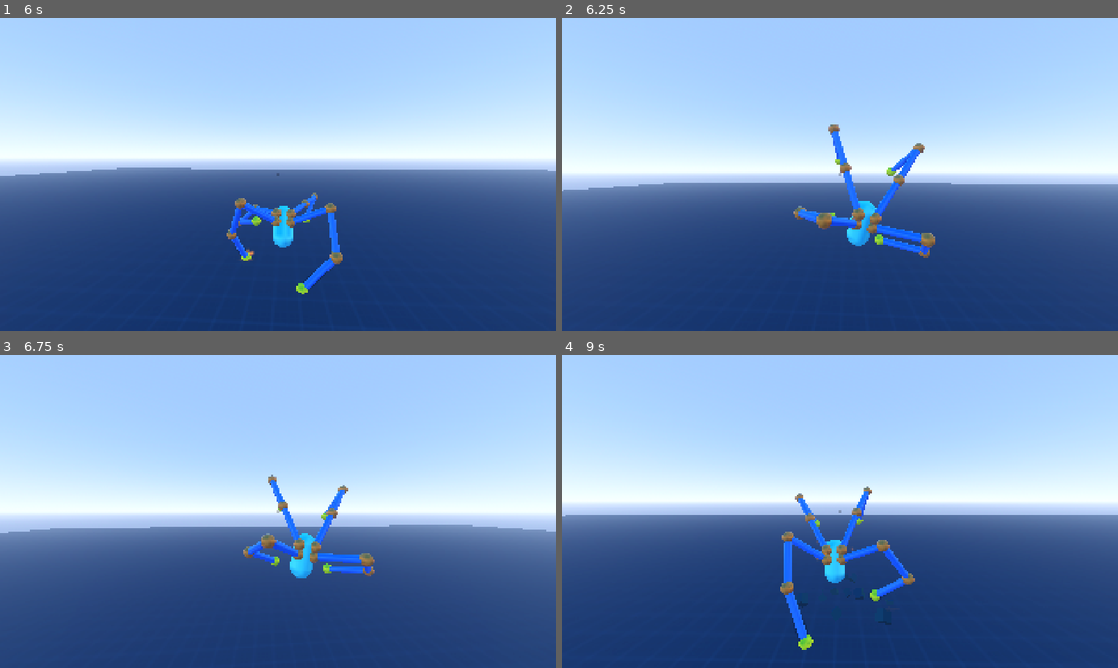
Above: before the commit, frames 1-4 (two rows, left to right).
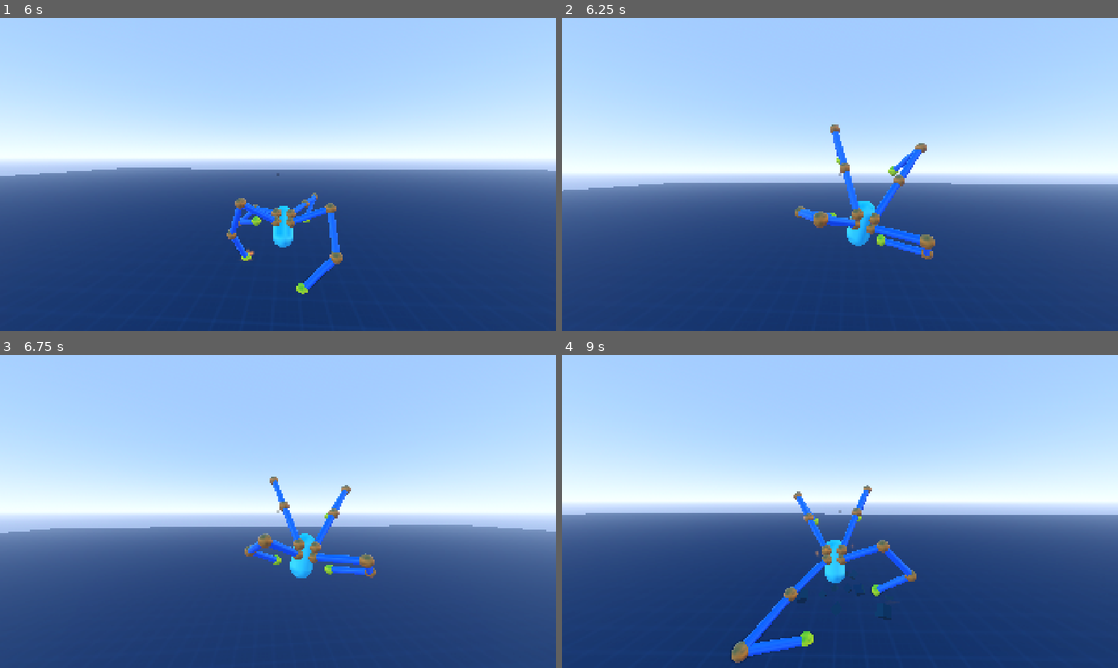
Above: after the commit, the same moments.

Repository: lliamsymonds04/doc-oc
Game: Godot game, scene res://main.tscn
Same seed, same stepped clock (60 frames per second), same inputs: the game is played once before the commit and once after it.
Inputs (mouse positions are in pixels of both pictures, inside the frame that each line leads up to):
- Up to frame 1 (6 s): move the mouse to (305, 174) at 0.52 s; hold Shift (sprint) 0.53-1.28 s; hold W (forward) 0.53-5.78 s; click (305, 174) at 0.6 s; tap Space (jump) at 0.77, 1.52, 3.02, 3.77, 4.52 s; move the mouse to (250, 174) at 1.27 s; tap Shift (sprint) every 1.5 s from 1.35 to 5.85 s; click (250, 174) at 1.55 s; move the mouse to (289, 168) at 2.02 s; hold Shift (sprint) 2.03-2.78 s; click (289, 168) at 2.1 s; move the mouse to (272, 180) at 2.77 s; click (272, 180) at 3.05 s; move the mouse to (316, 177) at 3.52 s; hold Shift (sprint) 3.53-4.28 s; click (316, 177) at 3.6 s; move the mouse to (233, 171) at 4.27 s; click (233, 171) at 4.55 s; move the mouse to (283, 174) at 5.02 s; hold Shift (sprint) 5.03-5.78 s; click (283, 174) at 5.1 s; move the mouse to (255, 168) at 5.77 s; hold D (right) from 5.78 s (still down)
- Up to frame 2 (6.25 s): keep holding D (right); tap Space (jump) at 6.02 s; click (817, 168) at 6.05 s
- Up to frame 3 (6.75 s): move the mouse to (305, 511) at 6.52 s; release D (right) at 6.53 s; hold W (forward) from 6.53 s (still down); hold Shift (sprint) from 6.53 s (still down); click (305, 511) at 6.6 s
- Up to frame 4 (9 s): tap Space (jump) at 6.77, 7.52 s; move the mouse to (812, 511) at 7.27 s; release Shift (sprint) at 7.28 s; tap Shift (sprint) at 7.35, 8.85 s; click (812, 511) at 7.55 s; move the mouse to (851, 505) at 8.02 s; hold Shift (sprint) 8.03-8.78 s; click (851, 505) at 8.1 s; move the mouse to (834, 517) at 8.77 s; release W (forward) at 8.78 s; hold A (left) from 8.78 s (still down)

Frame 1 is identical in both runs. In frame 2, 0.7% of the frame differs, in the area x 41-68%, y 34-78%; in frame 3, 0.7%; in frame 4, 2.7%, in the area x 0-64%, y 41-99%.

Commit message:
spike: grabbing

Diff:
--- a/systems/player/mount_prober.gd
+++ b/systems/player/mount_prober.gd
@@ -10,6 +10,9 @@
 
 func try_mount_wall(input: Vector2, player_velocity: Vector3) -> bool:
 	var p := player
+
+	if p.grab_controller.is_grabbing():
+		return false
 
 	if p.wall_climb_debounce > 0.0 and player_velocity.y > p.wall_climb.fall_speed_wall_debounce_bypass:
 		return false
--- a/systems/player/player_attack_controller.gd
+++ b/systems/player/player_attack_controller.gd
@@ -68,6 +68,9 @@
 		return
 
 func arm_hit_detected(hit: Vector3, normal: Vector3, collider: Object) -> void:
+	if player.is_in_grab_mode:
+		return
+
 	var is_enemy_hit: bool = collider is EnemyController or collider.is_in_group("enemy_corpse")
 	if is_enemy_hit:
 		_hit_audio_player.stream = player.attack_config.enemy_hit_sound
--- a/systems/player/player_controller.gd
+++ b/systems/player/player_controller.gd
@@ -32,9 +32,12 @@
 
 var _states: Dictionary = {}
 var _current: PlayerState
+var is_in_grab_mode: bool = true
 
 var mount_prober: MountProber
 var attack_controller: PlayerAttackController
+var grab_controller: PlayerGrabController
+
 var _jump_audio_player: AudioStreamPlayer3D
 
 var _hit_vfx: ImpactVFX
@@ -69,6 +72,7 @@
 
 	mount_prober = MountProber.new(self)
 	attack_controller = PlayerAttackController.new(self, attack_config)
+	grab_controller = PlayerGrabController.new(self)
 
 	_states[StateID.GROUNDED] = GroundedState.new(self)
 	_states[StateID.WALL_CLIMB] = WallClimbState.new(self)
@@ -131,6 +135,7 @@
 
 	_current.input_dir = Input.get_vector("left", "right", "forward", "back")
 	_current.physics_update(dt)
+	grab_controller.physics_update()
 
 	move_and_slide()
 	camera_controller.update_motion(dt,velocity)
--- /dev/null
+++ b/systems/player/player_grab_controller.gd
@@ -0,0 +1,99 @@
+extends RefCounted
+class_name PlayerGrabController
+
+var player: PlayerController
+var prev_attack_mount: ArmMount
+var last_attack_time: float = -INF
+# var grabbed_bodies: Dictionary = {}
+const HOLD_OFFSET := Vector3(0.6, 1.2, -0.8)
+
+var mounts_grabbed_bodies: Dictionary = {}
+var grab_offsets: Dictionary = {}
+# var grab_local_offset: Vector3
+
+func _init(p: PlayerController) -> void:
+	player = p
+
+	for mount in p.all_mounts():
+		mount.arm.hit_detected.connect(arm_hit_detected.bind(mount))
+
+func try_grab() -> void:
+	var now = _get_now()
+	if now - last_attack_time < 0.5:
+		return
+
+	var p := player
+	if p.is_sprinting():
+		return
+
+	for mount in p.arm_mounts:
+		if mount == prev_attack_mount:
+			continue
+		if is_mount_grabbing(mount):
+			continue
+
+		var side_dir: int = sign(mount.position.x)
+		var target = _get_target(side_dir)  # same aim-point math as attack
+		mount.arm.start_punch(target)
+		prev_attack_mount = mount
+		last_attack_time = now
+
+		return
+
+func physics_update() -> void:
+	for mount in mounts_grabbed_bodies.keys():
+		if not is_mount_grabbing(mount):
+			continue
+		if not mount in grab_offsets:
+			continue
+		var body: RigidBody3D = mounts_grabbed_bodies[mount]
+		var offset: Vector3 = grab_offsets[mount]
+
+		var grip_world: Vector3 = body.to_global(offset)
+		var side_dir: int = sign(mount.position.x)
+		var hold_offset := Vector3(HOLD_OFFSET.x * side_dir, HOLD_OFFSET.y, HOLD_OFFSET.z)
+		var anchor: Vector3 = mount.to_global(hold_offset)
+
+		mount.set_target(grip_world)
+		mount.set_apply_floor(false)
+
+		# velocity magnet
+		var error := anchor - grip_world
+		body.linear_velocity = error * 15
+
+func _get_target(side_dir: int = 0) -> Vector3:
+	var p := player
+	var attack_offset = p.camera_controller.global_transform.basis.x * side_dir * p.attack_config.attack_side_offset
+
+	var cam_hit := p.camera_controller.get_camera_center_hit(15, attack_offset)
+	if cam_hit.is_empty():
+		var cam_pos = p.camera_controller.cam.global_position
+		var cam_dir = p.camera_controller.get_camera_direction()
+		return cam_pos + cam_dir * 15
+	else:
+		return cam_hit["position"] + attack_offset
+
+
+func arm_hit_detected(hit: Vector3, normal: Vector3, collider: Object, mount: ArmMount) -> void:
+	if not player.is_in_grab_mode:
+		return
+
+	if not collider is RigidBody3D:
+		return
+
+	if mounts_grabbed_bodies.has(mount):
+		return
+
+	var body = collider as RigidBody3D
+	grab_offsets[mount] = body.to_local(hit)
+	mounts_grabbed_bodies[mount] = body
+	print("hit")
+
+func is_mount_grabbing(mount: ArmMount) -> bool:
+	return mounts_grabbed_bodies.has(mount)
+
+func is_grabbing() -> bool:
+	return not mounts_grabbed_bodies.is_empty()
+
+func _get_now() -> float:
+	return Time.get_ticks_msec() / 1000.0
--- a/systems/player/states/air_state.gd
+++ b/systems/player/states/air_state.gd
@@ -123,6 +123,8 @@
 
 	var world_offset := calculate_hand_velocity_offset(p.velocity)
 	for mount in p.all_mounts():
+		if p.grab_controller.is_mount_grabbing(mount):
+			continue
 		mount.update_idle_target(dt, p.air.arm_target_speed, world_offset)
 
 func _check_grounded() -> bool:
@@ -137,6 +139,8 @@
 					mount.set_target(hit_pos)
 
 		for mount in p.arm_mounts:
+			if p.grab_controller.is_mount_grabbing(mount):
+				continue
 			mount.set_target(mount.to_global(mount.compute_idle_target()))
 
 		p.set_state(p.StateID.GROUNDED)
--- a/systems/player/states/grounded_state.gd
+++ b/systems/player/states/grounded_state.gd
@@ -124,10 +124,15 @@
 		p.camera_controller.set_sprinting(false)
 
 	if Input.is_action_just_pressed("left-click"):
-		p.attack_controller.try_attack()
+		if player.is_in_grab_mode:
+			p.grab_controller.try_grab()
+		else:
+			p.attack_controller.try_attack()
 
 func frame_update(dt: float) -> void:
 	for mount in player.all_mounts():
+		if player.grab_controller.is_mount_grabbing(mount):
+			continue
 		if mount.is_leg:
 			mount.update_planted_target()
 		else:
@@ -220,6 +225,10 @@
 		mounts = p.all_mounts()
 
 	for mount in mounts:
+		if p.grab_controller.is_mount_grabbing(mount):
+			if mount.arm.is_moving:
+				mount.arm.advance_move(dt)
+			continue
 		mount.update_step(p.velocity, dt)
 		var other_mounts_grounded := false
 		var is_horizontal_mount_grounded := mount.horizontal_mount.arm.is_grounded()
@@ -255,6 +264,10 @@
 
 	var p := player
 	for mount in p.arm_mounts:
+		if p.grab_controller.is_mount_grabbing(mount):
+			if mount.arm.is_moving:
+				mount.arm.advance_move(dt)
+			continue
 		mount.update_step(p.velocity, dt)
 
 
--- a/systems/player/wall_climb_arms.gd
+++ b/systems/player/wall_climb_arms.gd
@@ -98,6 +98,9 @@
 	var right := wall_basis(wall_normal).x
 
 	for mount in p.all_mounts():
+		if p.grab_controller.is_mount_grabbing(mount):
+			continue
+
 		var hit = mount.update_wall_climb(p.velocity)
 
 		if mount.arm.is_moving:
Not shown, added: systems/player/player_grab_controller.gd.uid
